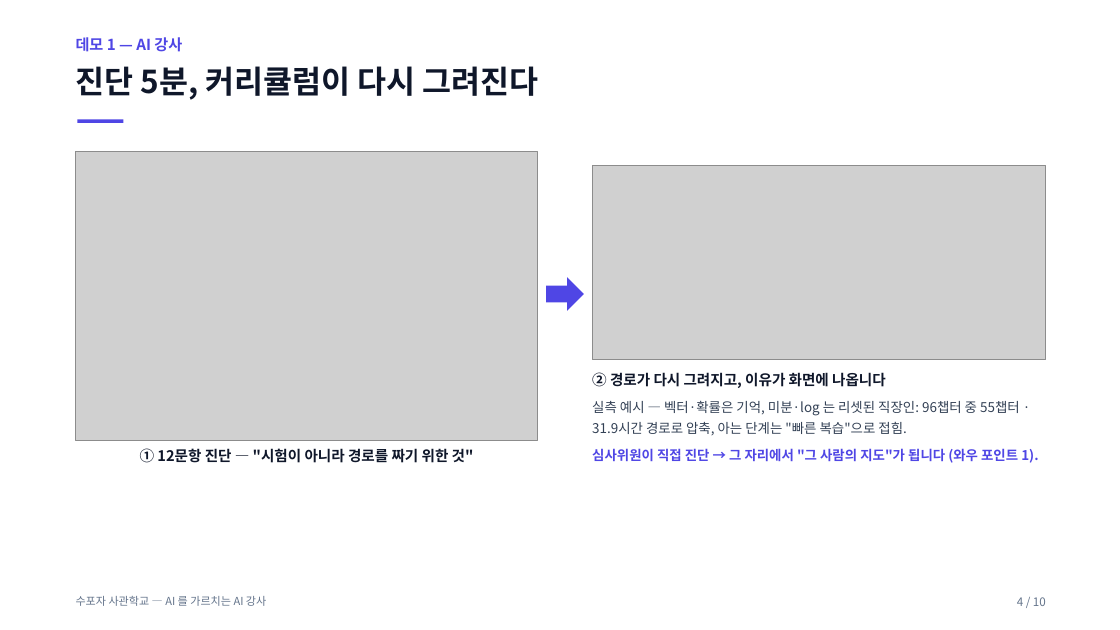
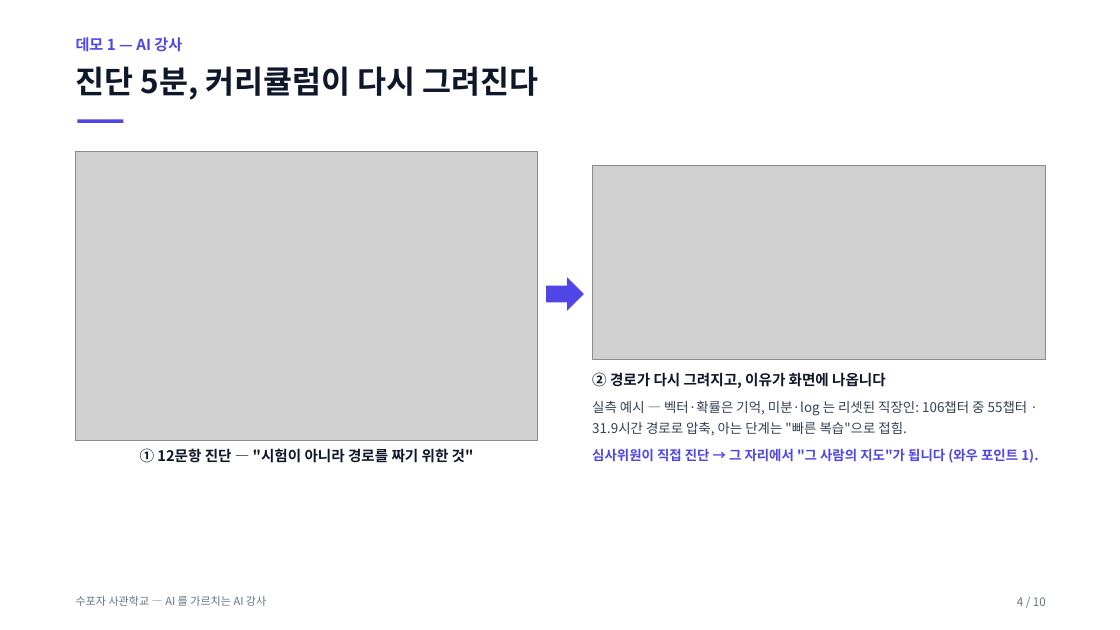
Before and after one commit to jiyupapa/math-platform, a slide deck: slide 4 of docs/hackathon/11_pitch_deck.pptx. Drawn at 1120x630 pixels with LibreOffice and Linux fonts; fonts in the diff are those of the drawing; grey boxes stand for pictures. Boxes give left, top, right and bottom in pixels: in the first picture for what was removed or moved away, otherwise in the second. Text is boxed around its words. In the diff, an @@ line names an element or a change of style, - is before the commit and + after.

```diff
--- a/docs/hackathon/11_pitch_deck.pptx
+++ b/docs/hackathon/11_pitch_deck.pptx
@@ text at [592,401,1028,435]: text changed @@
-실측 예시 — 벡터·확률은 기억, 미분·log 는 리셋된 직장인: 96챕터 중 55챕터 · 31.9시간 경로로 압축, 아는 단계는 "빠른 복습"으로 접힘.
+실측 예시 — 벡터·확률은 기억, 미분·log 는 리셋된 직장인: 106챕터 중 55챕터 · 31.9시간 경로로 압축, 아는 단계는 "빠른 복습"으로 접힘.
```
Also in this commit, not shown: 6 other slides changed, 22 other files.
